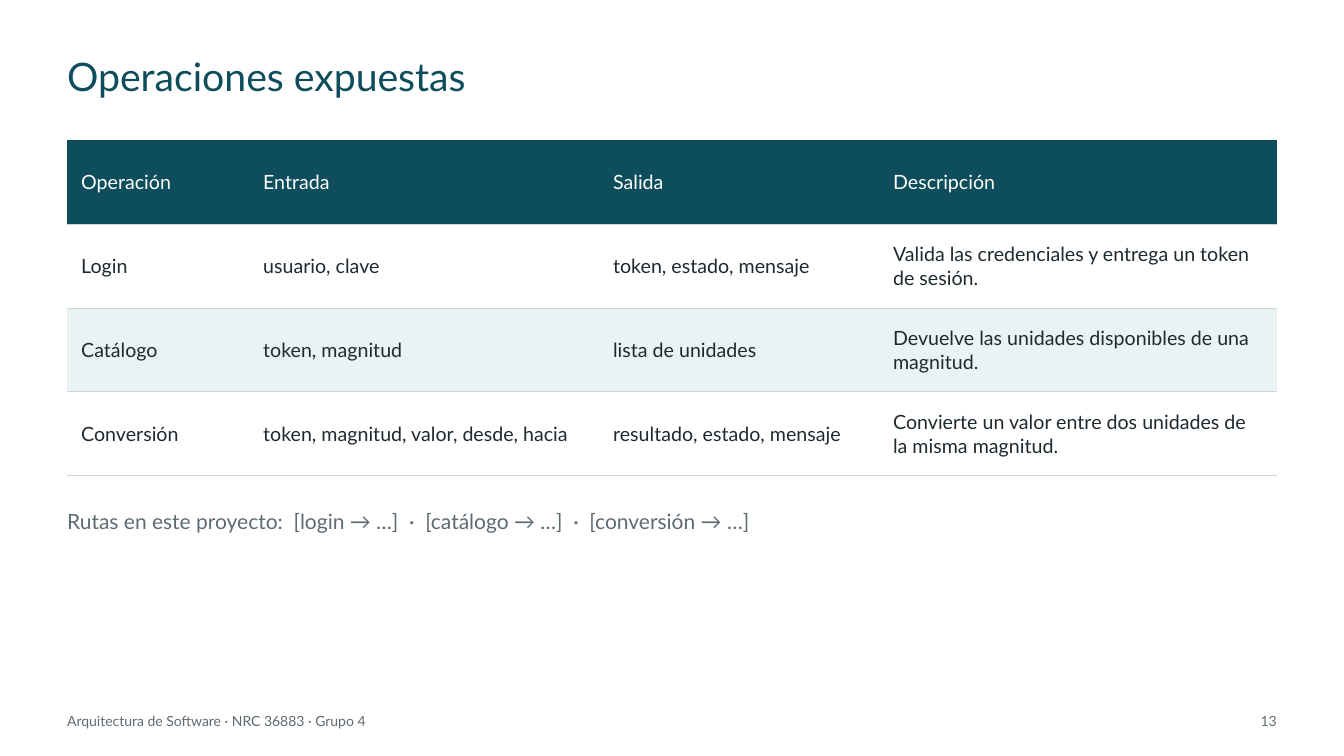
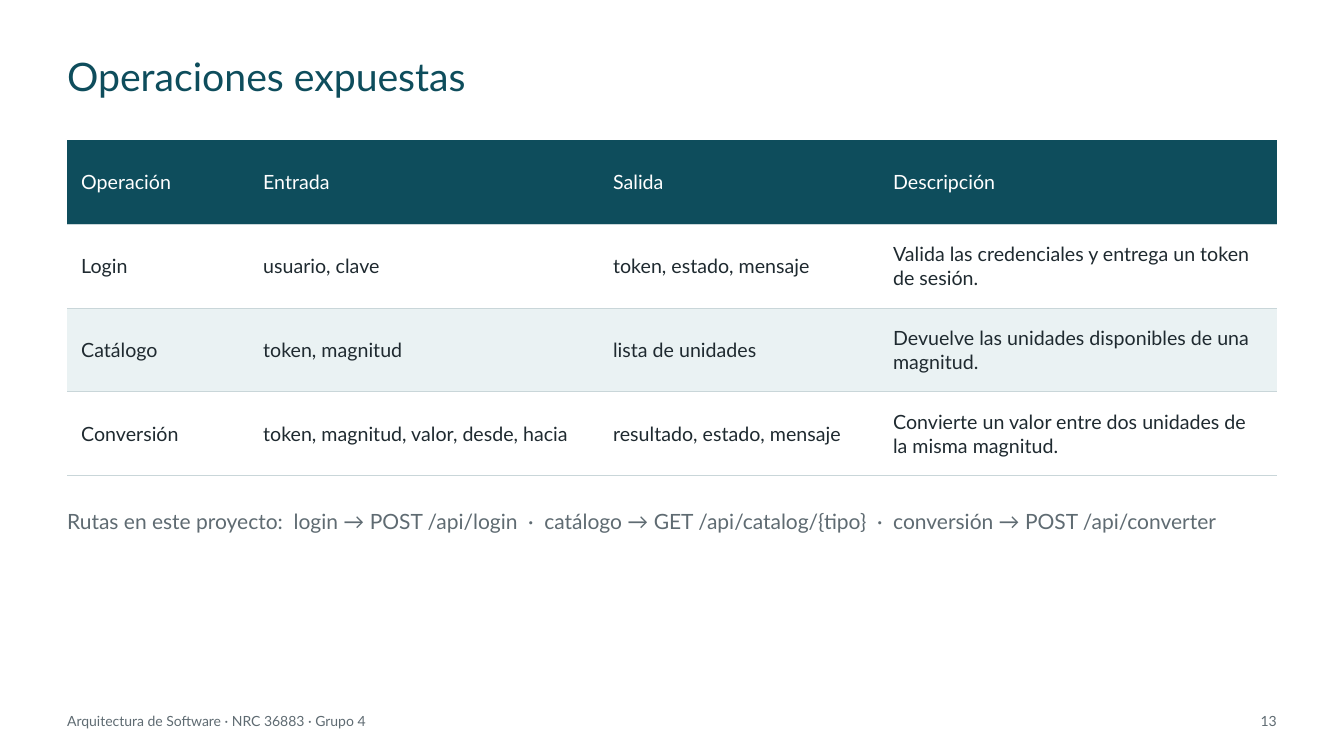
Before and after one commit to IMarcusDev/TI.1.3.-PAO202651_RESTFUL_JAVA_SINBDD_NRC_36883_GR04, a slide deck: slide 13 of 05. DOCUMENTACION/PRESENTACION TI.1.3. RESTFUL sin BDD en JAVA GR4.pptx. Drawn at 1344x756 pixels with LibreOffice and Linux fonts; fonts in the diff are those of the drawing. Boxes give left, top, right and bottom in pixels: in the first picture for what was removed or moved away, otherwise in the second. Text is boxed around its words. In the diff, an @@ line names an element or a change of style, - is before the commit and + after.

```diff
--- a/05. DOCUMENTACION/PRESENTACION TI.1.3. RESTFUL sin BDD en JAVA GR4.pptx
+++ b/05. DOCUMENTACION/PRESENTACION TI.1.3. RESTFUL sin BDD en JAVA GR4.pptx
@@ text at [67, 513, 1216, 533]: text changed @@
-Rutas en este proyecto: [login → …] · [catálogo → …] · [conversión → …]
+Rutas en este proyecto: login → POST /api/login · catálogo → GET /api/catalog/{tipo} · conversión → POST /api/converter
```
Also in this commit, not shown: 27 other slides changed.
